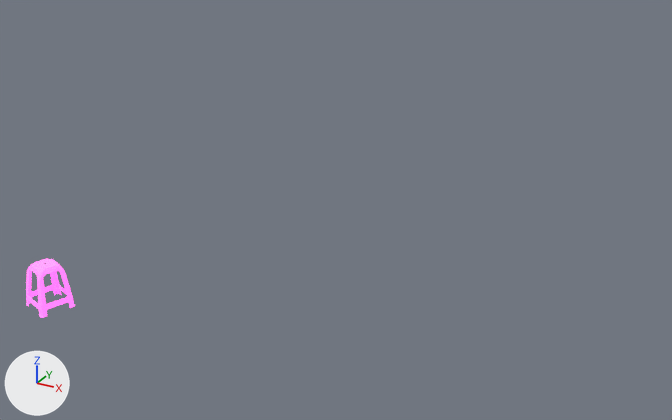
The glTF model public/chair.glb: old version first, new version second.
One viewpoint serves both versions: a 50 mm lens placed at (16.1, -12.8, 11.2), pointed at (2.4, 12.0, -1.2). The axes (+X, +Y, +Z) are drawn at lower left. The lights are the same throughout.

In view in the first picture: 'chair'.
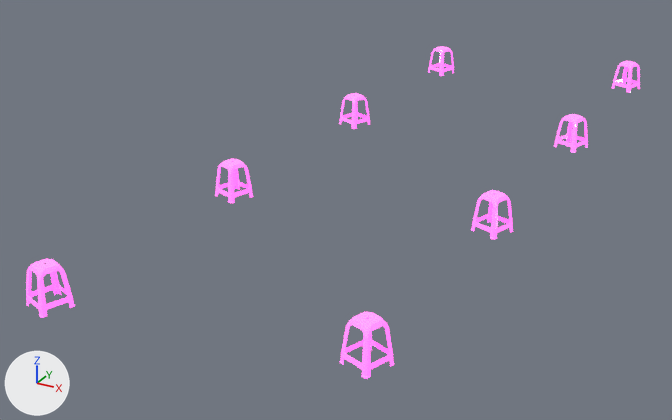
The newer file is also turned or shifted as a whole; pictures and numbers use the older file's frame.

Changed parts and their boxes [x1, y1, x2, y2] in the pictures (672 x 420 px):
'chair.004', added (pink)
    after: [340, 312, 394, 379]
'chair.005', added (pink)
    after: [471, 190, 513, 240]
'chair.001', added (pink)
    after: [215, 159, 253, 203]
'chair.006', added (pink)
    after: [554, 114, 588, 153]
'chair.002', added (pink)
    after: [339, 93, 370, 129]
'chair.007', added (pink)
    after: [611, 61, 640, 92]
'chair.003', added
    after: [428, 46, 454, 76]

Diff of the bpy script that builds the scene:
```diff
--- a/public/chair.glb.py
+++ b/public/chair.glb.py
@@ ob_chair_007 @@
+ob_chair_007 = bpy.data.objects.new('chair.007', me_cube_015.copy())  # the mesh of ob_chair
+ob_chair_007.location = (8.36, 26.82, 0.02)
@@ ob_chair_006 @@
+ob_chair_006 = bpy.data.objects.new('chair.006', me_cube_015.copy())  # the mesh of ob_chair
+ob_chair_006.location = (8.36, 18.47, 0.02)
@@ ob_chair_005 @@
+ob_chair_005 = bpy.data.objects.new('chair.005', me_cube_015.copy())  # the mesh of ob_chair
+ob_chair_005.location = (8.36, 10.45, 0.02)
@@ ob_chair_004 @@
+ob_chair_004 = bpy.data.objects.new('chair.004', me_cube_015.copy())  # the mesh of ob_chair
+ob_chair_004.location = (8.36, 2.64, 0.02)
@@ ob_chair_003 @@
+ob_chair_003 = bpy.data.objects.new('chair.003', me_cube_015.copy())  # the mesh of ob_chair
+ob_chair_003.location = (0.48, 25.39, 0.02)
@@ ob_chair_002 @@
+ob_chair_002 = bpy.data.objects.new('chair.002', me_cube_015.copy())  # the mesh of ob_chair
+ob_chair_002.location = (0.48, 17.04, 0.02)
@@ ob_chair_001 @@
+ob_chair_001 = bpy.data.objects.new('chair.001', me_cube_015.copy())  # the mesh of ob_chair
+ob_chair_001.location = (0.48, 9.02, 0.02)
```
